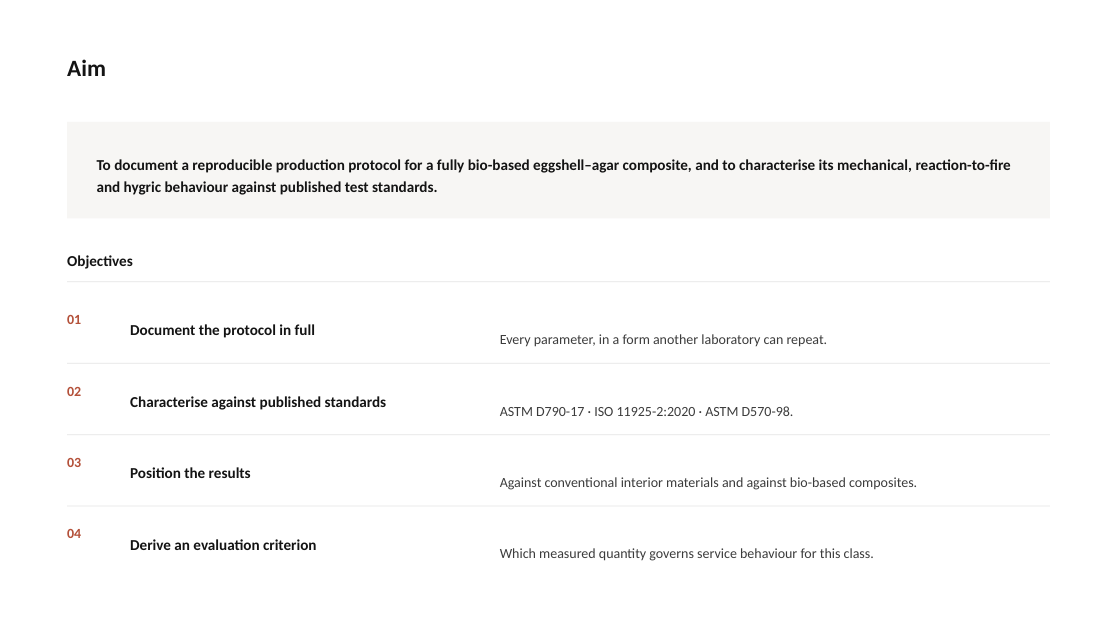
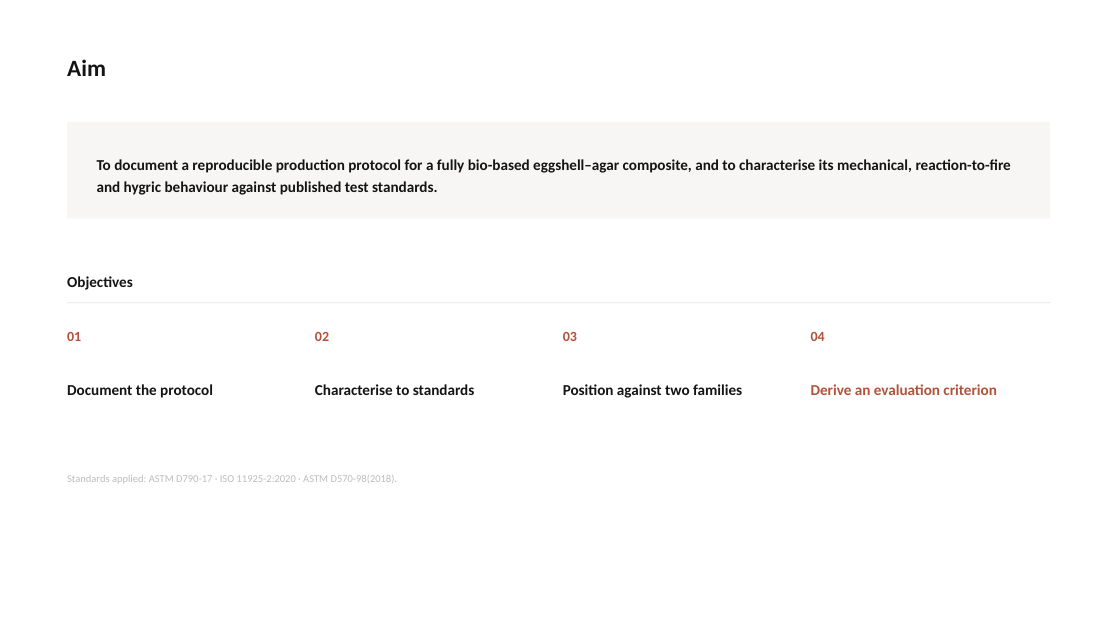
Before and after one commit to bunal91/sanat-ve-mekan, a slide deck: slide 6 of konferans-bildirisi/06-sunum/ICSMMEP26_Presentation_Unal.pptx. Drawn at 1120x630 pixels with LibreOffice and Linux fonts; fonts in the diff are those of the drawing. Boxes give left, top, right and bottom in pixels: in the first picture for what was removed or moved away, otherwise in the second. Text is boxed around its words. In the diff, an @@ line names an element or a change of style, - is before the commit and + after.

```diff
--- a/konferans-bildirisi/06-sunum/ICSMMEP26_Presentation_Unal.pptx
+++ b/konferans-bildirisi/06-sunum/ICSMMEP26_Presentation_Unal.pptx
@@ text "Objectives" moved from (x1=67, y1=255, x2=133, y2=269) to (x1=67, y1=276, x2=133, y2=290) @@
@@ rectangle moved from (x1=67, y1=281, x2=1050, y2=282) to (x1=67, y1=302, x2=1050, y2=303) @@
@@ text "01" moved from (x1=67, y1=315, x2=81, y2=324) to (x1=67, y1=332, x2=81, y2=341) @@
@@ text "02" moved from (x1=67, y1=387, x2=81, y2=396) to (x1=315, y1=332, x2=329, y2=341) @@
@@ text "03" moved from (x1=67, y1=458, x2=81, y2=467) to (x1=563, y1=332, x2=577, y2=341) @@
@@ text "04" moved from (x1=67, y1=529, x2=81, y2=538) to (x1=811, y1=332, x2=825, y2=341) @@
@@ text removed at (x1=500, y1=334, x2=828, y2=347) @@
-Every parameter, in a form another laboratory can repeat.
@@ text "Derive an evaluation criterion" moved from (x1=130, y1=539, x2=316, y2=550) to (x1=811, y1=384, x2=996, y2=395) @@
@@ text "Derive an evaluation criterion" at (x1=811, y1=384, x2=996, y2=395): text colour #141414 to #B4513A; line spacing 18pt to 21pt @@
@@ text at (x1=67, y1=384, x2=213, y2=398): text changed @@
-Document the protocol in full
+Document the protocol
@@ rectangle removed at (x1=67, y1=363, x2=1050, y2=364) @@
@@ text added at (x1=315, y1=384, x2=475, y2=395), 13 pt, text #141414, bold @@
+Characterise to standards
@@ text at (x1=563, y1=384, x2=742, y2=398): text changed @@
-Characterise against published standards
+Position against two families
@@ rectangle removed at (x1=67, y1=434, x2=1050, y2=435) @@
@@ text at (x1=67, y1=475, x2=398, y2=483): text changed; size 12 to 9 pt; text colour #3C3C3C to #BDBDBD @@
-ASTM D790-17 · ISO 11925-2:2020 · ASTM D570-98.
+Standards applied: ASTM D790-17 · ISO 11925-2:2020 · ASTM D570-98(2018).
@@ text "Standards applied: ASTM D790-17 · ..." at (x1=67, y1=475, x2=398, y2=483): vertical alignment middle to top @@
@@ text removed at (x1=130, y1=467, x2=251, y2=478) @@
-Position the results
@@ text removed at (x1=500, y1=477, x2=917, y2=490) @@
-Against conventional interior materials and against bio-based composites.
@@ text removed at (x1=500, y1=548, x2=874, y2=561) @@
-Which measured quantity governs service behaviour for this class.
```
Also in this commit, not shown: 22 other slides changed, 1 slide removed, 6 other files.
